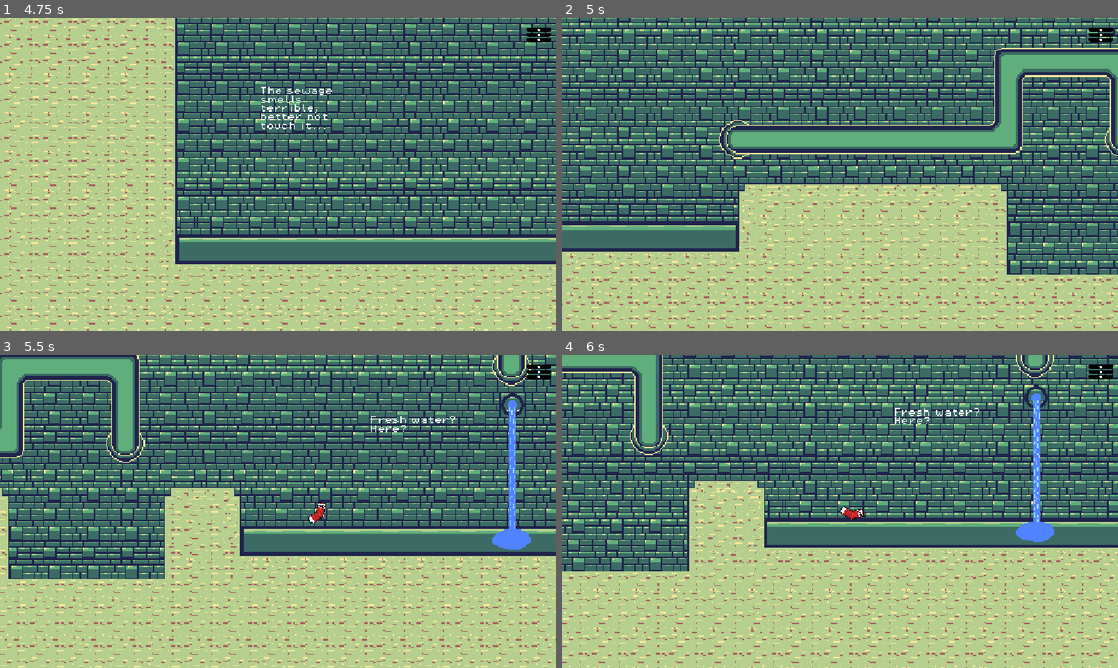
Above: before the commit, frames 1-4 (two rows, left to right).
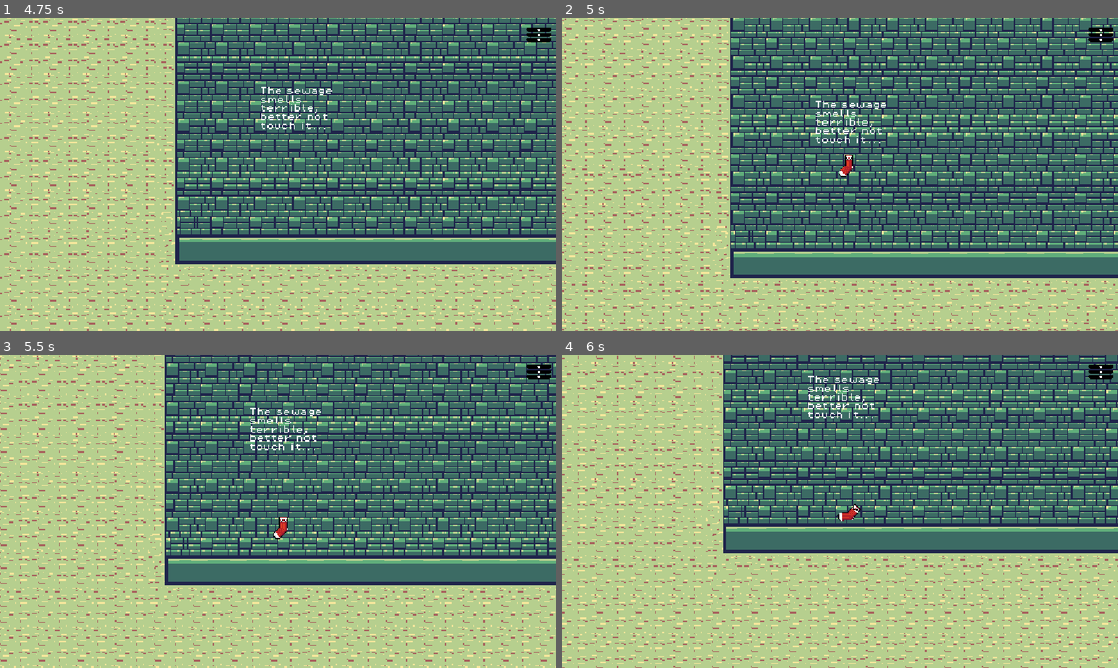
Above: after the commit, the same moments.

Repository: mps2209/slingsock
Game: Godot game, scene res://scenes/Level2.tscn
Two runs of this game, one before a commit and one after it. Both use one fixed random seed, a clock stepped at 60 frames per second and the inputs below. This scene is started directly instead of the project's main scene. Sound files missing from this copy of the repository are replaced by a short silence.
Inputs (mouse positions are in pixels of both pictures, inside the frame that each line leads up to):
- Up to frame 1 (4.75 s): click (539, 33) at 0.5 s; click "Resume" at 1.25 s; click (539, 33) at 2 s; click "Resume" at 2.75 s; click (539, 33) at 3.5 s; click "Resume" at 4.25 s
- Up to frame 2 (5 s): no input
- Up to frame 3 (5.5 s): move the mouse to (400, 495) at 5.02 s; click (400, 495) at 5.1 s
- Up to frame 4 (6 s): drag from (856, 511) to (1045, 383) at 5.77 s

Frame 1 is identical in both runs. In frame 2, 65% of the frame differs, in the area x 0-100%, y 0-100%; in frame 3, 65%; in frame 4, 57%.

Commit message:
added deathzone to lvl 2, zoom in on mobile

Diff:
--- a/scenes/Level1.tscn
+++ b/scenes/Level1.tscn
@@ -3,6 +3,7 @@
 [ext_resource type="Script" uid="uid://c6h8ws3d37de8" path="res://scenes/main.gd" id="1_n34uq"]
 [ext_resource type="PackedScene" uid="uid://bnxhknxa2cdlp" path="res://scenes/washing_machine.tscn" id="2_kbo48"]
 [ext_resource type="PackedScene" uid="uid://xyrlxsupyms1" path="res://scenes/exit.tscn" id="3_4dyl1"]
+[ext_resource type="Script" uid="uid://cxm41n2pardf" path="res://scenes/camera_2d.gd" id="4_4dyl1"]
 [ext_resource type="PackedScene" uid="uid://qsn53pw3ie54" path="res://scenes/you_died.tscn" id="4_jxjwb"]
 [ext_resource type="PackedScene" uid="uid://v6fs14gt1j0s" path="res://scenes/sockcess.tscn" id="5_2meft"]
 [ext_resource type="PackedScene" uid="uid://c5syow6phfxlt" path="res://scenes/menu.tscn" id="6_0xqs2"]
@@ -86,6 +87,7 @@
 position = Vector2(1424, 469)
 zoom = Vector2(0.5, 0.5)
 position_smoothing_enabled = true
+script = ExtResource("4_4dyl1")
 
 [node name="YouDied" parent="Camera2D" unique_id=2061511816 instance=ExtResource("4_jxjwb")]
 visible = false
--- a/scenes/Level2.tscn
+++ b/scenes/Level2.tscn
@@ -1,6 +1,7 @@
 [gd_scene format=3 uid="uid://g6p4nam1dpyq"]
 
 [ext_resource type="Script" uid="uid://c5lq4sq60kdq2" path="res://scenes/level_2.gd" id="1_qwp14"]
+[ext_resource type="Script" uid="uid://cxm41n2pardf" path="res://scenes/camera_2d.gd" id="3_3aekd"]
 [ext_resource type="PackedScene" uid="uid://qsn53pw3ie54" path="res://scenes/you_died.tscn" id="4_3aekd"]
 [ext_resource type="PackedScene" uid="uid://v6fs14gt1j0s" path="res://scenes/sockcess.tscn" id="5_khw7m"]
 [ext_resource type="PackedScene" uid="uid://c5syow6phfxlt" path="res://scenes/menu.tscn" id="6_wd6ad"]
@@ -10,6 +11,7 @@
 [ext_resource type="FontFile" uid="uid://dyorkfbk7hvmp" path="res://assets/fonts/PixelOperator8.ttf" id="9_0jmjk"]
 [ext_resource type="Texture2D" uid="uid://cy2vku5ue0yx" path="res://assets/Sock Burger Menu Hover.png" id="9_2jdof"]
 [ext_resource type="PackedScene" uid="uid://4gs73hp7w3bu" path="res://scenes/waterfall.tscn" id="10_v8268"]
+[ext_resource type="Script" uid="uid://cnky76pwluxwq" path="res://scenes/deathzone.gd" id="11_rcugv"]
 
 [sub_resource type="Animation" id="Animation_ya4ey"]
 length = 0.001
@@ -62,6 +64,8 @@
 &"intro": SubResource("Animation_choun")
 }
 
+[sub_resource type="WorldBoundaryShape2D" id="WorldBoundaryShape2D_rcugv"]
+
 [node name="Level2" type="Node2D" unique_id=1038294997]
 script = ExtResource("1_qwp14")
 
@@ -70,7 +74,7 @@
 scale = Vector2(5, 5)
 
 [node name="RemoteTransform2D" type="RemoteTransform2D" parent="." unique_id=1522498002]
-position = Vector2(7239, 396)
+position = Vector2(689, 239)
 remote_path = NodePath("../Camera2D")
 update_position = false
 update_rotation = false
@@ -83,6 +87,7 @@
 position = Vector2(5409, 427)
 zoom = Vector2(0.5, 0.5)
 position_smoothing_enabled = true
+script = ExtResource("3_3aekd")
 
 [node name="YouDied" parent="Camera2D" unique_id=2061511816 instance=ExtResource("4_3aekd")]
 visible = false
@@ -137,5 +142,13 @@
 [node name="Waterfall" parent="." unique_id=887391194 instance=ExtResource("10_v8268")]
 position = Vector2(8067, 10)
 
+[node name="Deathzone" type="Area2D" parent="." unique_id=1497461182]
+position = Vector2(6324, 812)
+script = ExtResource("11_rcugv")
+
+[node name="CollisionShape2D" type="CollisionShape2D" parent="Deathzone" unique_id=842818942]
+shape = SubResource("WorldBoundaryShape2D_rcugv")
+
 [connection signal="animation_done" from="Camera2D/Sockcess" to="." method="_on_sockcess_animation_done"]
 [connection signal="pressed" from="CanvasLayer/BurgerMenu/TextureButton" to="CanvasLayer/Node/Menu" method="_on_texture_button_pressed"]
+[connection signal="body_entered" from="Deathzone" to="Deathzone" method="_on_body_entered"]
--- /dev/null
+++ b/scenes/camera_2d.gd
@@ -0,0 +1,16 @@
+extends Camera2D
+
+
+# Called when the node enters the scene tree for the first time.
+func _ready() -> void:
+	# Default zoom
+	# Platform detection
+	print(OS.get_name())
+	match OS.get_name():
+		"Android", "iOS":
+			zoom = Vector2(1, 1) # Zoomed out for smaller screens
+
+
+# Called every frame. 'delta' is the elapsed time since the previous frame.
+func _process(delta: float) -> void:
+	pass
--- /dev/null
+++ b/scenes/deathzone.gd
@@ -0,0 +1,17 @@
+extends Area2D
+
+
+# Called when the node enters the scene tree for the first time.
+func _ready() -> void:
+	pass # Replace with function body.
+
+
+# Called every frame. 'delta' is the elapsed time since the previous frame.
+func _process(delta: float) -> void:
+	pass
+
+
+func _on_body_entered(body: Node2D) -> void:
+	print("body entered death zone")
+	if body is Player:
+		body.die()
--- /dev/null
+++ b/scenes/deathzone.tscn
@@ -0,0 +1,13 @@
+[gd_scene format=3 uid="uid://qitldr1w4xbn"]
+
+[ext_resource type="Script" uid="uid://cnky76pwluxwq" path="res://scenes/deathzone.gd" id="1_g3cgl"]
+
+[sub_resource type="RectangleShape2D" id="RectangleShape2D_x8ig0"]
+
+[node name="Deathzone" type="Area2D" unique_id=747553885]
+script = ExtResource("1_g3cgl")
+
+[node name="CollisionShape2D" type="CollisionShape2D" parent="." unique_id=822678849]
+shape = SubResource("RectangleShape2D_x8ig0")
+
+[connection signal="body_entered" from="." to="." method="_on_body_entered"]
--- a/scenes/player.gd
+++ b/scenes/player.gd
@@ -146,6 +146,9 @@
 
 func die() -> void:
 	print("you died")
+	gravity_scale=0
+	linear_velocity = Vector2.ZERO
+	angular_velocity = 0.0
 	if not is_dead:
 		died.emit()
 	is_dead = true
@@ -154,8 +157,10 @@
 	is_dead = false
 	is_moving = false
 	position = spawn
+	gravity_scale=1
 	linear_velocity = Vector2.ZERO
 	angular_velocity = 0.0
+
 
 
 func _on_body_entered(body: Node) -> void:
Not shown, added: scenes/camera_2d.gd.uid
Not shown, added: scenes/deathzone.gd.uid
